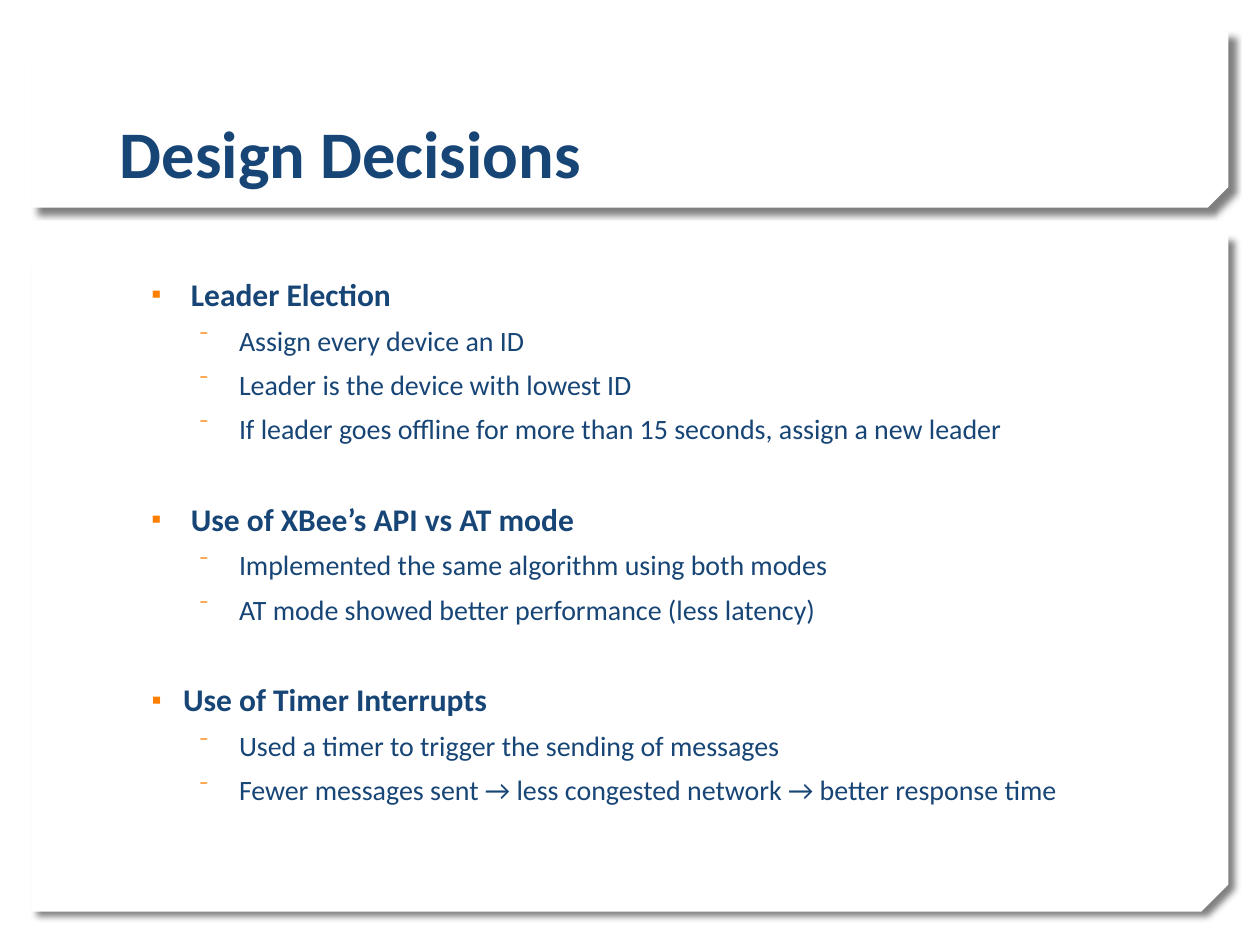
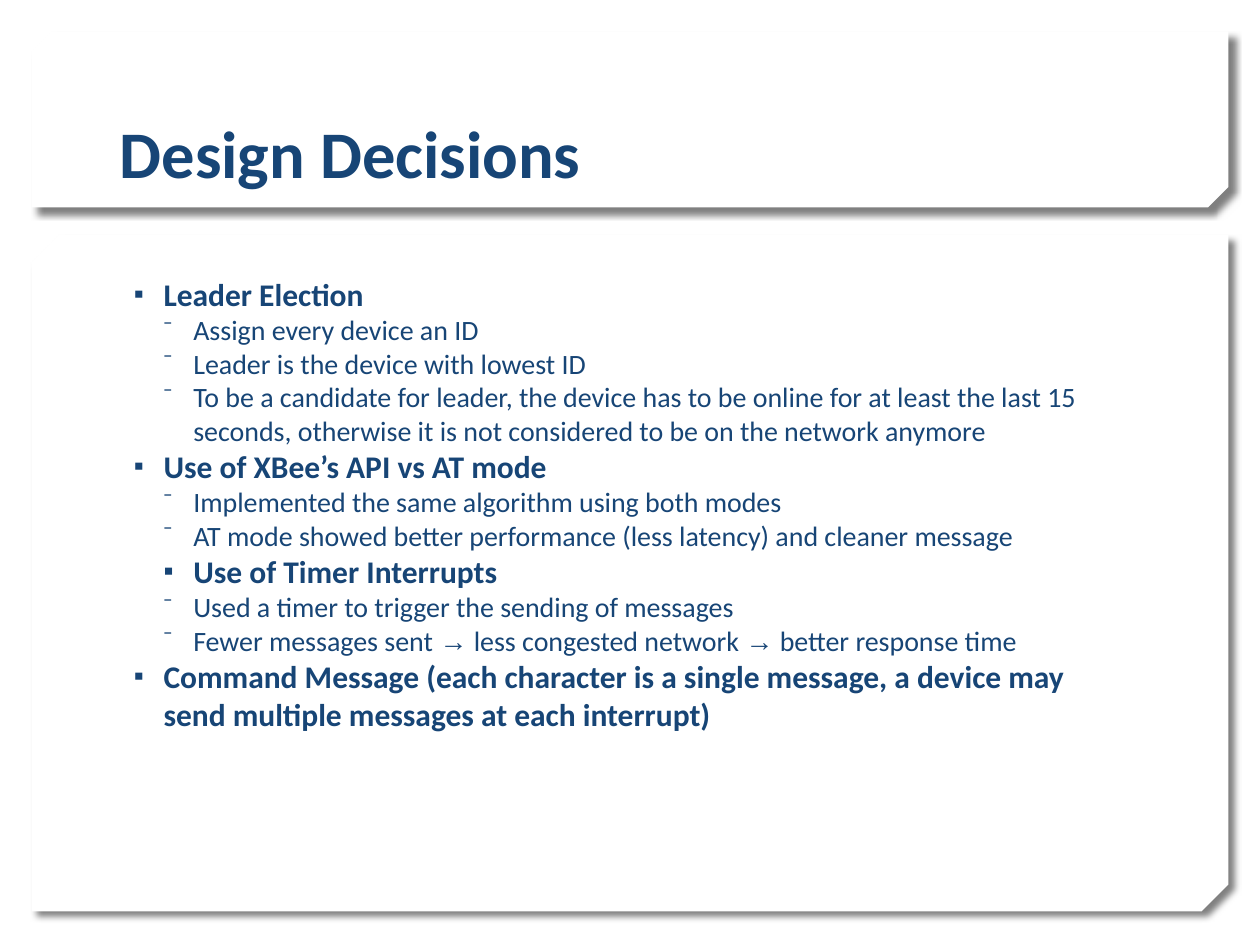
Before and after one commit to estherlu/EC544_Group4, a slide deck: slide 3 of challenge#6/Challenge6_Group4.pptx. Drawn at 1260x945 pixels with LibreOffice and Linux fonts; fonts in the diff are those of the drawing; background and template pictures are left out. Boxes give left, top, right and bottom in pixels: in the first picture for what was removed or moved away, otherwise in the second. Text is boxed around its words. In the diff, an @@ line names an element or a change of style, - is before the commit and + after.

```diff
--- a/challenge#6/Challenge6_Group4.pptx
+++ b/challenge#6/Challenge6_Group4.pptx
@@ text at box(164, 284, 1017, 656): font Calibri to Arial in "→ →"; indent changed; less space between paragraphs @@
@@ text at box(193, 387, 1075, 446): text changed @@
-    ⁻ If leader goes offline for more than 15 seconds, assign a new leader
+    ⁻ To be a candidate for leader, the device has to be online for at least the last 15 seconds, otherwise it is not considered to be on the network anymore
@@ text at box(193, 525, 1013, 551): text changed @@
-    ⁻ AT mode showed better performance (less latency)
+    ⁻ AT mode showed better performance (less latency) and cleaner message
@@ text at box(164, 665, 1064, 732): paragraph added @@
+  ▪ Command Message (each character is a single message, a device may send multiple messages at each interrupt)
```
Also in this commit, not shown: 4 other slides changed.
